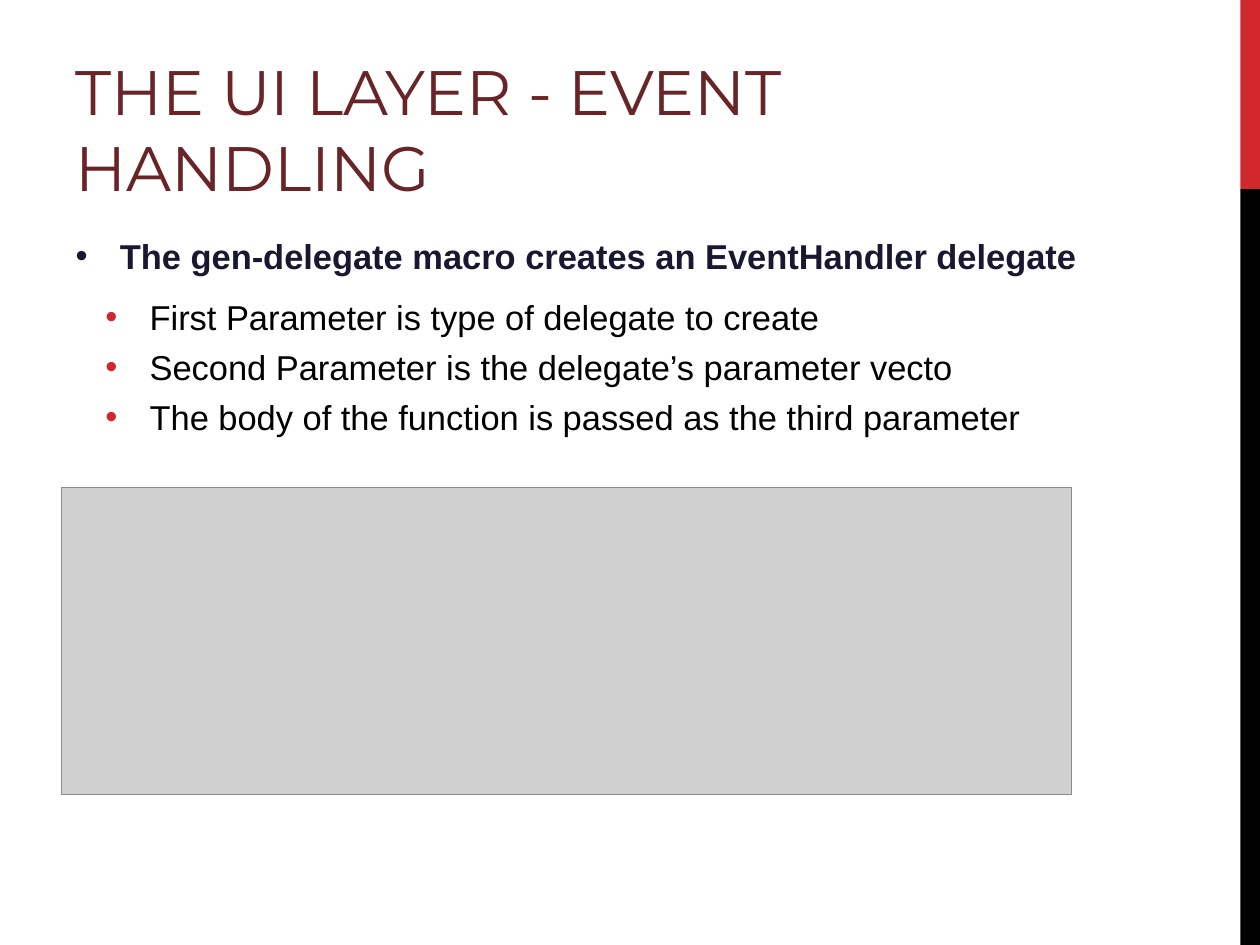
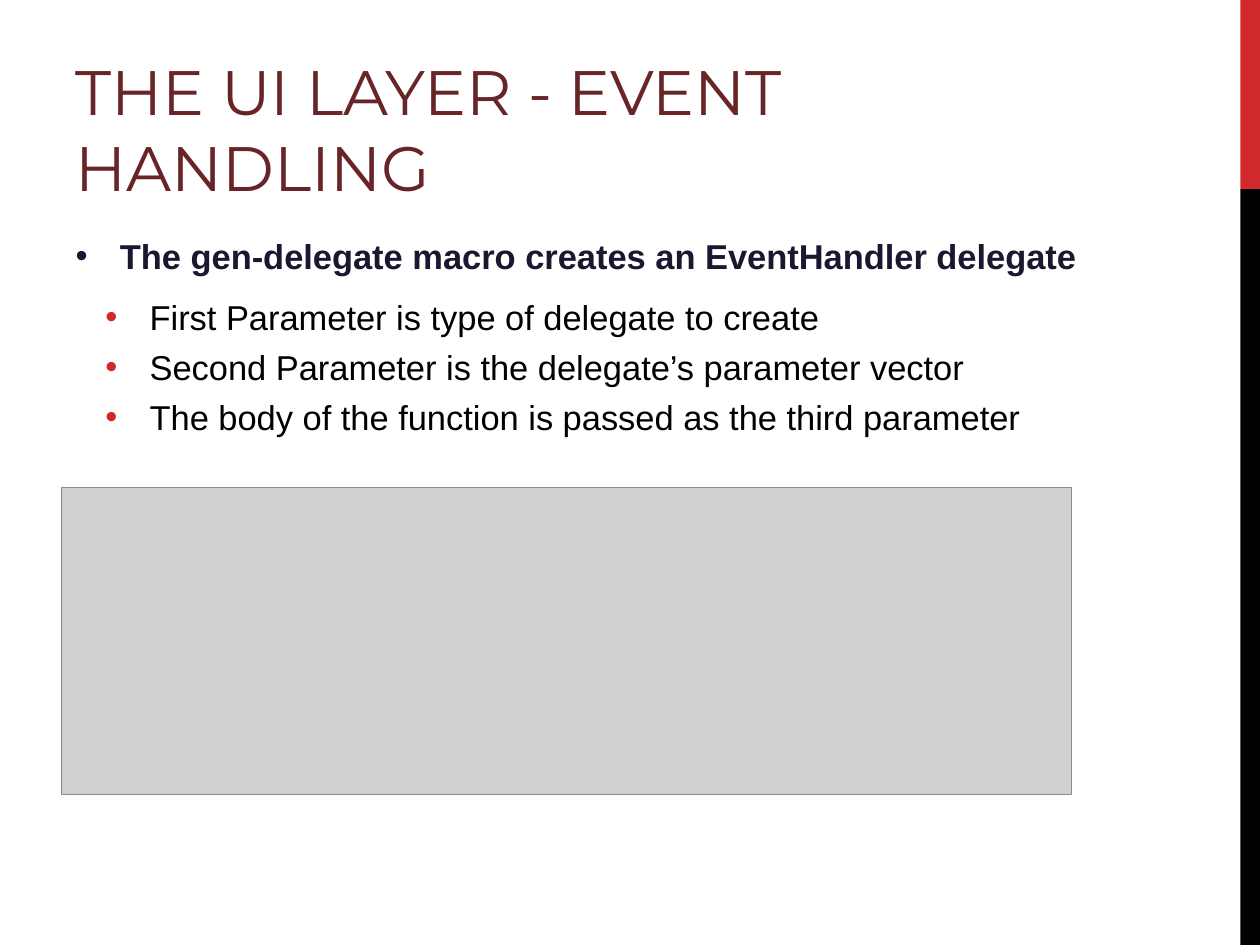
Before and after one commit to PlumpMath/intro-to-clojureclr-talk, a slide deck: slide 19 of slides/intro-to-clojure-clr-talk.ppt (slide 20 before the commit). Drawn at 1260x945 pixels with LibreOffice and Linux fonts; fonts in the diff are those of the drawing; grey boxes stand for pictures; background and template pictures are left out. Boxes give left, top, right and bottom in pixels: in the first picture for what was removed or moved away, otherwise in the second. Text is boxed around its words. In the diff, an @@ line names an element or a change of style, - is before the commit and + after.

```diff
--- a/slides/intro-to-clojure-clr-talk.ppt
+++ b/slides/intro-to-clojure-clr-talk.ppt
@@ text at (150, 355, 964, 386): text changed @@
-  • Second Parameter is the delegate’s parameter vecto
+  • Second Parameter is the delegate’s parameter vector
```
Also in this commit, not shown: 10 other slides changed, 2 slides removed, 2 other files.
